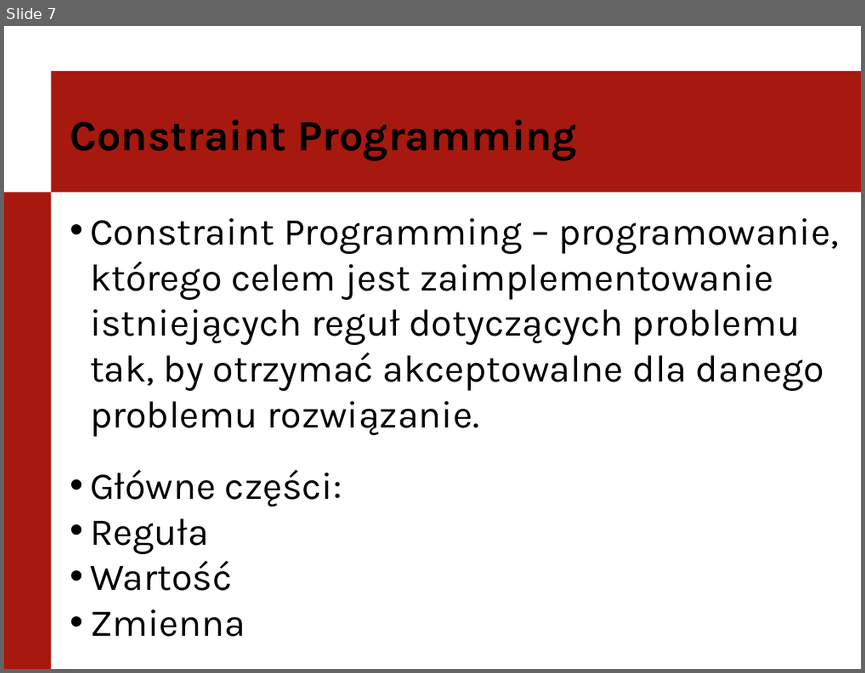
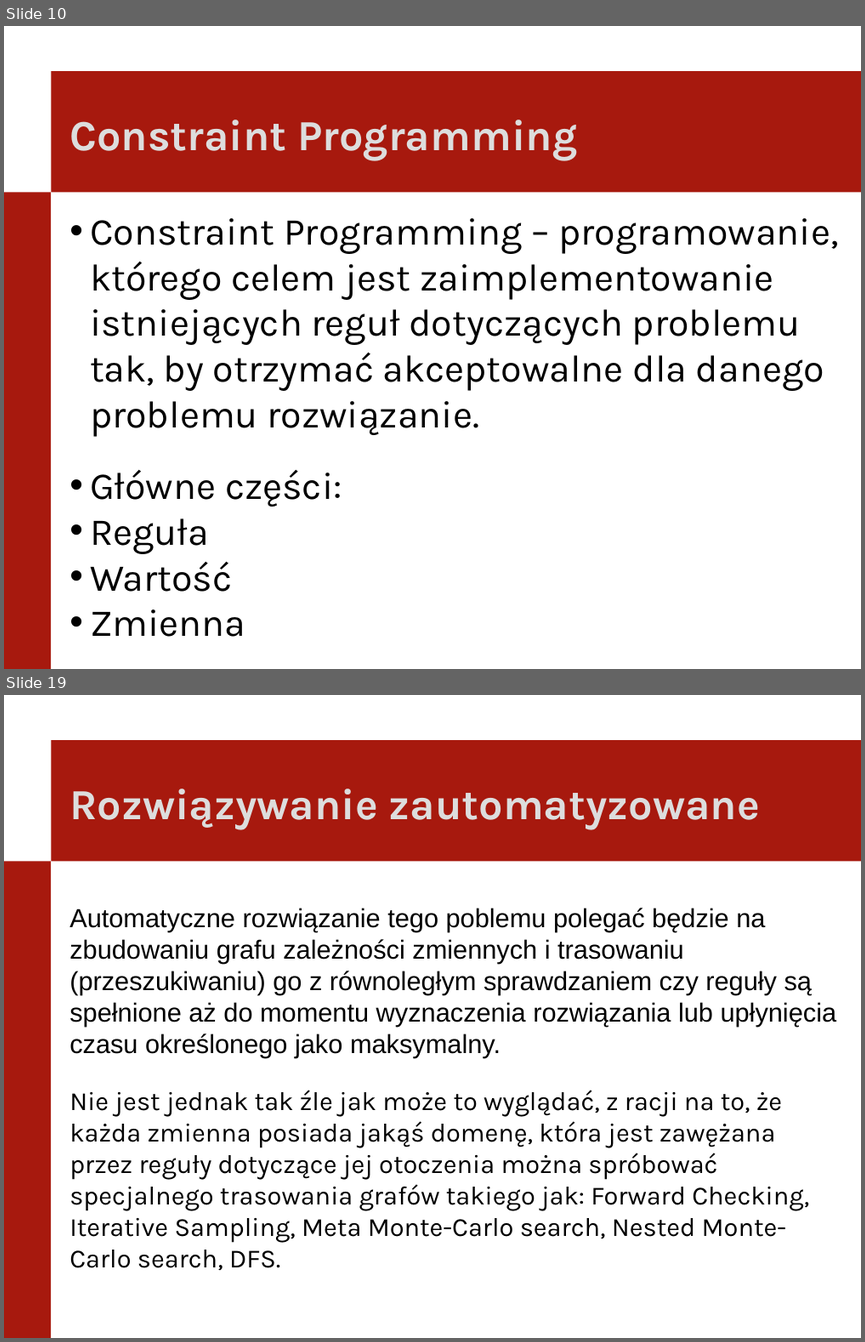
Before and after one commit to itomi/kakuro, a slide deck: Documentation/PierwszaPrezentacja.pptx. Shown one above the other, each under a label of ours: slide 7 before the commit, slides 10 and 19 after it; the slides between them are not shown. The pictures are 865x673 and 865x1342 pixels, drawn with LibreOffice and Linux fonts; fonts in the diff are those of the drawing; background and template pictures are left out. Boxes give left, top, right and bottom in pixels: in the first picture for what was removed or moved away, otherwise in the second. Text is boxed around its words. In the diff, an @@ line names an element or a change of style, - is before the commit and + after.

```diff
--- a/Documentation/PierwszaPrezentacja.pptx
+++ b/Documentation/PierwszaPrezentacja.pptx
@@ slide 19 added at box(4, 695, 861, 1338), background #FFFFFF; not listed: 2 template elements that a slide beside it also shows @@
@@ text added at box(69, 789, 760, 830), 36 pt, text #DDDDDD, bold @@
+Rozwiązywanie zautomatyzowane
@@ text added at box(69, 907, 837, 1270), 22 pt, text #000000 @@
+Automatyczne rozwiązanie tego poblemu polegać będzie na zbudowaniu grafu zależności zmiennych i trasowaniu (przeszukiwaniu) go z równoległym sprawdzaniem czy reguły są spełnione aż do momentu wyznaczenia rozwiązania lub upłynięcia czasu określonego jako maksymalny.
+Nie jest jednak tak źle jak może to wyglądać, z racji na to, że każda zmienna posiada jakąś domenę, która jest zawężana przez reguły dotyczące jej otoczenia można spróbować specjalnego trasowania grafów takiego jak: Forward Checking, Iterative Sampling, Meta Monte-Carlo search, Nested Monte-Carlo search, DFS.
@@ what was slide 7 is now slide 10 @@
@@ slide 10 changed as well @@
@@ text "Constraint Programming" at box(69, 120, 577, 161): text colour #000000 to #DDDDDD @@
```
Also in this commit, not shown: 8 other slides changed, 12 other slides added, 1 other file.
